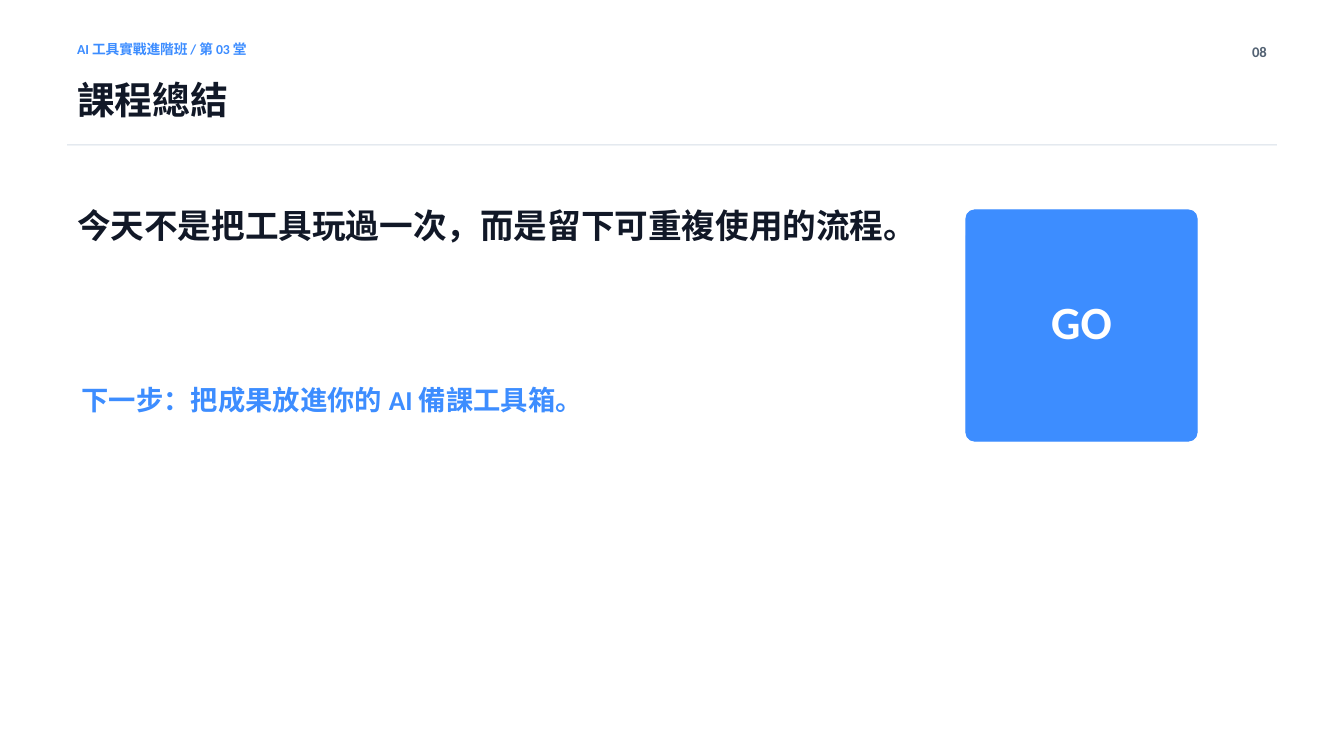
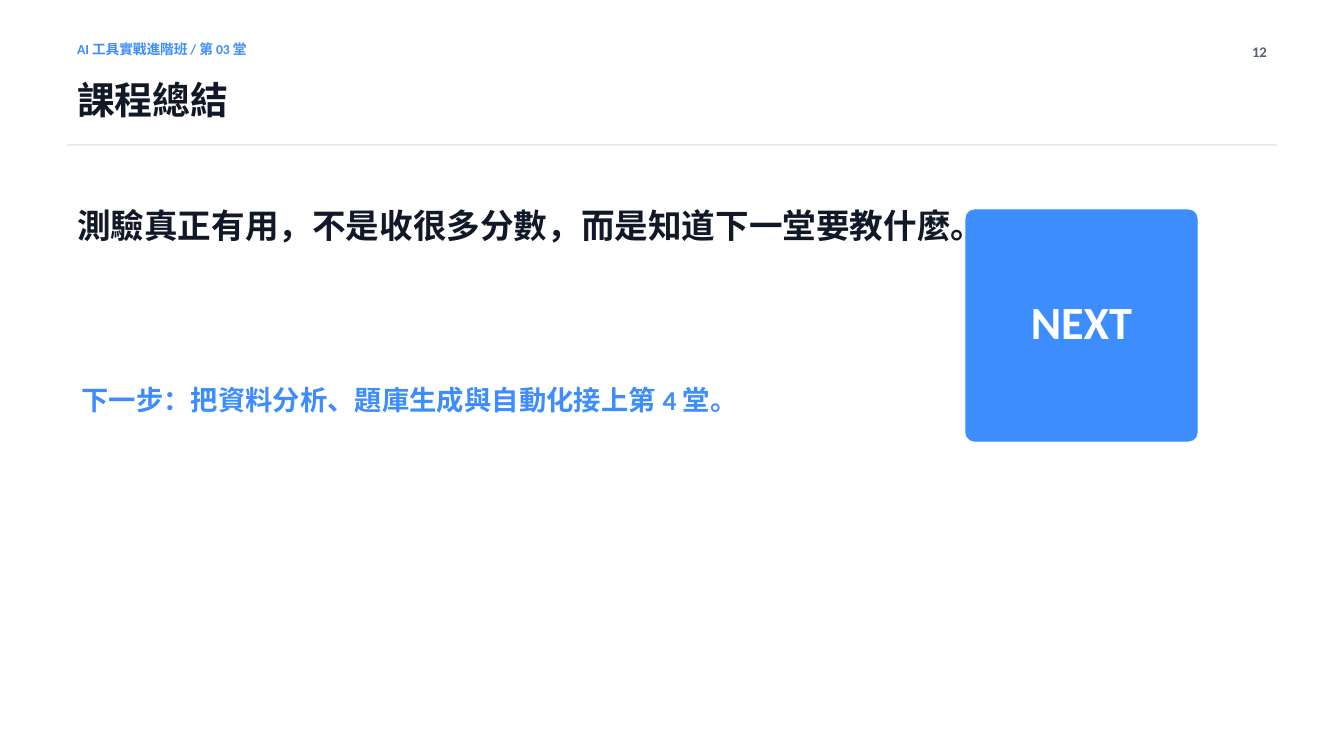
Before and after one commit to Calumai/calumai.com, a slide deck: slide 12 of class/ppt/lesson-03.pptx (slide 8 before the commit). Drawn at 1344x756 pixels with LibreOffice and Linux fonts; fonts in the diff are those of the drawing. Boxes give left, top, right and bottom in pixels: in the first picture for what was removed or moved away, otherwise in the second. Text is boxed around its words. In the diff, an @@ line names an element or a change of style, - is before the commit and + after.

```diff
--- a/class/ppt/lesson-03.pptx
+++ b/class/ppt/lesson-03.pptx
@@ text at (x1=1252, y1=47, x2=1267, y2=57): text changed @@
-08
+12
@@ text at (x1=77, y1=209, x2=984, y2=247): text changed @@
-今天不是把工具玩過一次，而是留下可重複使用的流程。
+測驗真正有用，不是收很多分數，而是知道下一堂要教什麼。
@@ text at (x1=1031, y1=309, x2=1132, y2=339): text changed @@
-GO
+NEXT
@@ text at (x1=81, y1=386, x2=738, y2=413): text changed @@
-下一步：把成果放進你的 AI 備課工具箱。
+下一步：把資料分析、題庫生成與自動化接上第 4 堂。
```
Also in this commit, not shown: 4 other slides changed, 7 slides added, 3 slides removed, 48 other files.
